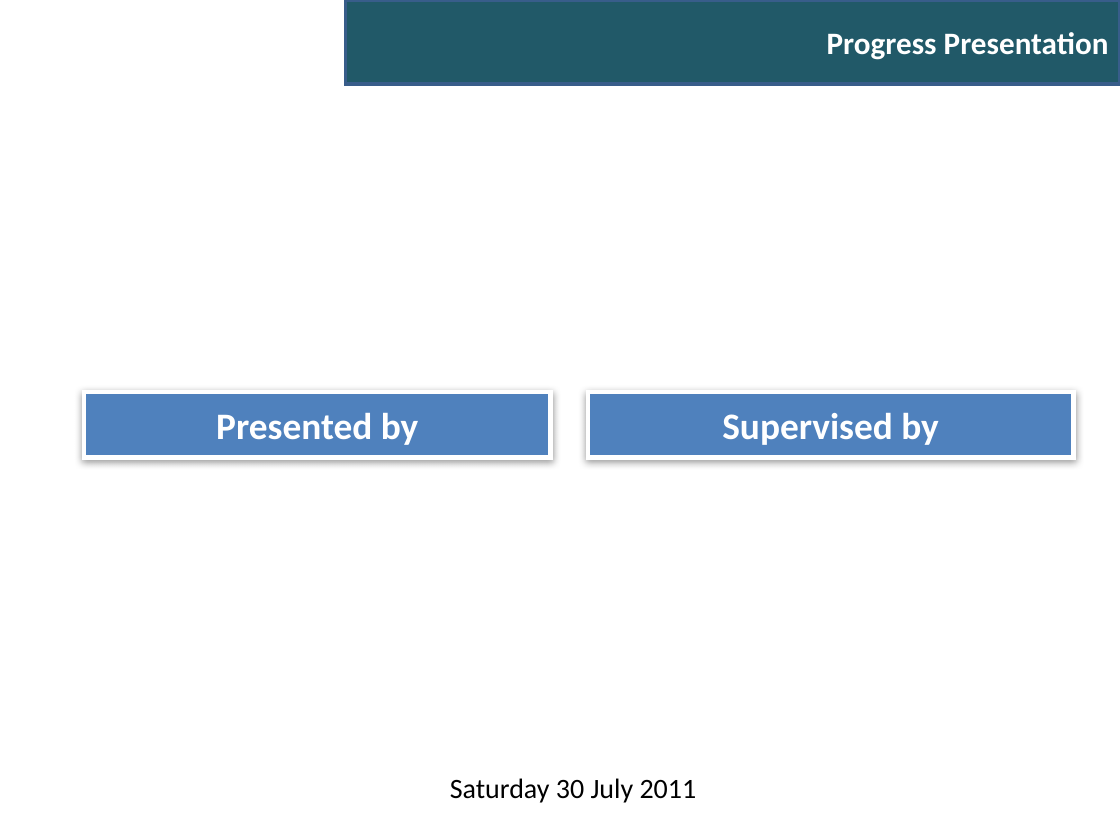
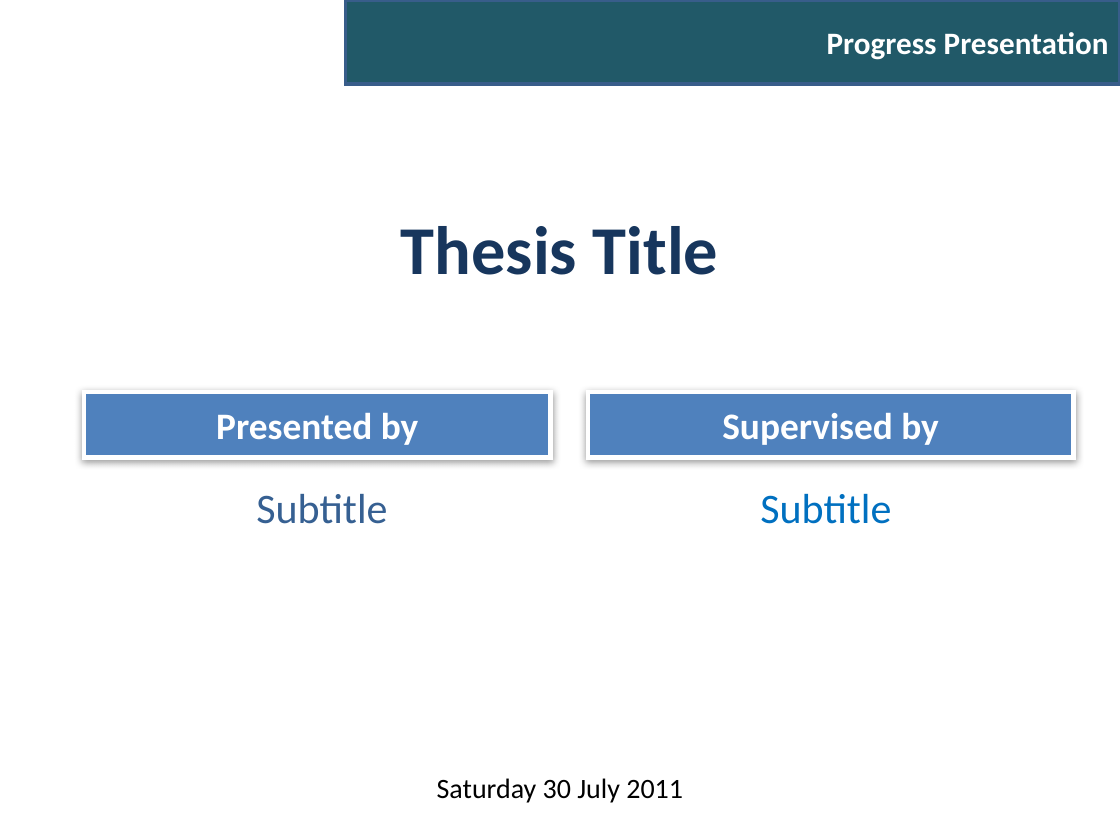
Before and after one commit to Istiaq-Alam/Student-Performance-Prediction-with-Explainable-AI, a slide deck: slide 1 of Thesis_Paper/Slide_Template/Progress.pptx. Drawn at 1120x840 pixels with LibreOffice and Linux fonts; fonts in the diff are those of the drawing; background and template pictures are left out. Boxes give left, top, right and bottom in pixels: in the first picture for what was removed or moved away, otherwise in the second. Text is boxed around its words. In the diff, an @@ line names an element or a change of style, - is before the commit and + after.

```diff
--- a/Thesis_Paper/Slide_Template/Progress.pptx
+++ b/Thesis_Paper/Slide_Template/Progress.pptx
@@ title added at (401, 226, 719, 275), 44 pt, text #17365D, bold @@
+Thesis Title
@@ subtitle added at (256, 494, 387, 524), 27 pt, text #366092 @@
+Subtitle
@@ text added at (760, 493, 891, 524), 27 pt, text #0070C0 @@
+Subtitle
@@ text "Saturday 30 July 2011": place and size @@
-text "Saturday 30 July 2011" at (450, 778, 697, 803)
+text "Saturday 30 July 2011" at (437, 778, 683, 803)
@@ text "Saturday 30 July 2011" at (437, 778, 683, 803): alignment left to centre @@
```
Also in this commit, not shown: 4 other files.
